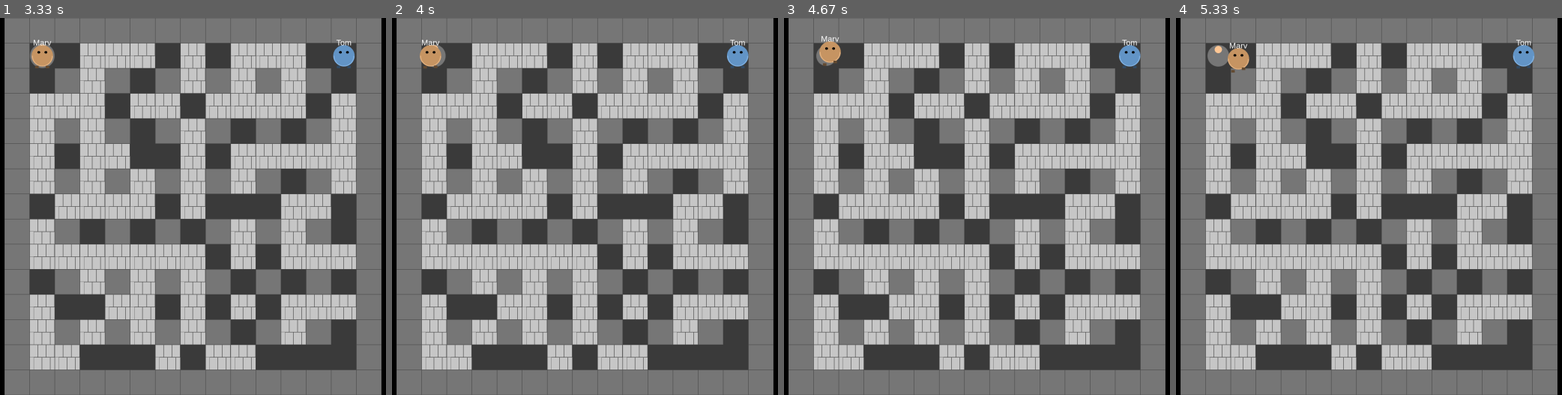
Above: before the commit, frames 1-4 (left to right).
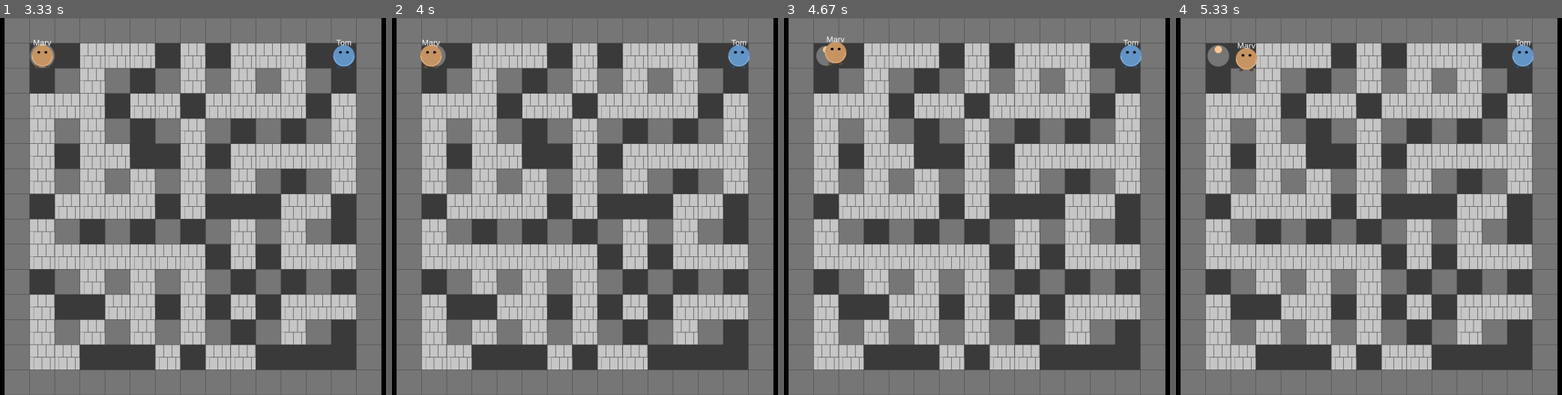
Above: after the commit, the same moments.

Repository: roborros/BomberMarv
Game: pygame game, started from pyBomberMarv.py
The game is run twice, just before and just after one commit, with the same random seed, the same clock (stepped at 60 frames per second) and the same inputs.
Inputs:
- Up to frame 1 (3.33 s): tap Enter at 0.83 s; tap Ctrl at 3.23 s
- Up to frame 2 (4 s): hold A from 3.57 s (still down); tap Ctrl at 3.63, 3.93 s; tap Page Down at 3.72 s
- Up to frame 3 (4.67 s): release A at 4.03 s; hold W 4.07-4.43 s; tap Ctrl at 4.13, 4.53 s; hold D from 4.47 s (still down)
- Up to frame 4 (5.33 s): tap Ctrl at 4.83, 5.2 s; release D at 5.1 s; hold S from 5.13 s (still down); tap Page Down at 5.28 s

Frame 1 is identical in both runs. In frame 2, 0.2% of the frame differs, in the area x 7-93%, y 5-14%; in frame 3, 0.4%; in frame 4, 0.4%, in the area x 13-93%, y 5-15%.

Commit message:
move drop bomb key check to the player class where it should be with the resto fo the key press check

Diff:
--- a/bm_classes.py
+++ b/bm_classes.py
@@ -35,7 +35,7 @@
     def get_grid_pos(self):
         return (int(self.pos.x // CELL_SIZE), int(self.pos.y // CELL_SIZE))
 
-    def update(self, dt, board, bombs):
+    def update(self, dt, board, bombs, current_time):
         if not self.alive:
             if self.death_animation_time > 0:
                 self.death_animation_time -= dt
@@ -50,11 +50,14 @@
             direction.x -= 1
         if keys[self.controls['right']]:
             direction.x += 1
-        if direction.length_squared() > 0:
+        if direction.length_squared() > 1:
             direction = direction.normalize()
             self.animation_time += dt
         else:
             self.animation_time = 0
+
+        if keys[self.controls['bomb']]:
+            self.drop_bomb(bombs, current_time)
 
         original_pos = self.pos.copy()
         spd = self.speed if not self.quad_damage else int(self.speed * QUAD_DAMAGE_SPEEDUP)
@@ -203,8 +206,6 @@
             self.players.append(p)
 
     def init_game(self):
-
-    #global board, bombs, explosions, powerups, game_start_time , players
 
         fixed_positions = [(1, 1), (GRID_WIDTH - 2, 1), (1, GRID_HEIGHT - 2), (GRID_WIDTH - 2, GRID_HEIGHT - 2)]
         corner_patterns = {
--- a/bm_drawing.py
+++ b/bm_drawing.py
@@ -293,8 +293,6 @@
     # Blit the rotated image onto the surface
     surface.blit(rotated_image, image_rect)
 
-
-
 def draw_controls(surface, players):
     font = pygame.font.SysFont("arial", 40)
     y_offset = BASE_HEIGHT - BASE_HEIGHT // 3
@@ -348,3 +346,21 @@
     rect = text.get_rect(center=(BASE_WIDTH//2, BASE_HEIGHT//2 - 100))
     surface.blit(text, rect)
     surface.blit(trophy_surface, (BASE_WIDTH//2 - 100, BASE_HEIGHT//2 + 100))
+
+def draw_game_screen(surface, theGame):
+    draw_board(surface, theGame)
+    draw_powerups(surface, theGame)
+    draw_bombs(surface, theGame.current_time, theGame.bombs)
+    draw_explosions(surface, theGame.current_time, theGame.explosions)
+    draw_players(surface,theGame.players)
+
+def draw_adjust_screen_size(window_size, game_surface, window):
+    factor = min(window_size[0] / BASE_WIDTH, window_size[1] / BASE_HEIGHT)
+    new_width = int(BASE_WIDTH * factor)
+    new_height = int(BASE_HEIGHT * factor)
+    scaled_surface = pygame.transform.smoothscale(game_surface, (new_width, new_height))
+    window.fill((0,0,0))
+    x_offset = (window_size[0] - new_width) // 2
+    y_offset = (window_size[1] - new_height) // 2
+    window.blit(scaled_surface, (x_offset, y_offset))
+    pygame.display.flip()
--- a/bm_params.py
+++ b/bm_params.py
@@ -14,7 +14,7 @@
 
 CELL_SIZE = 100  # Cell size (overall resolution)
 
-PLAYER_SPEED = int(CELL_SIZE*1.5)  # Default player speed (pixels per second)
+PLAYER_SPEED = int(CELL_SIZE*2.5)  # Default player speed (pixels per second)
 
 PLAYER_DRAW_SCALE = 0.85     # Drawn sprite diameter = 85% of cell edge
 PLAYER_COLLISION_SCALE = 0.7 # Collision circle = 75% of cell edge
--- a/pyBomberMarv.py
+++ b/pyBomberMarv.py
@@ -23,7 +23,10 @@
 # add unit tests
 # add developer mode with simple ui and collision box visualization, direction of movement, etc.
 # game class to store all game state instead of global variables and add methods to it?
-
+# abstract pyge away from the game logic to not be locked in
+# ingame ECS key to pause the game
+# port to browser https://pygame-web.github.io/
+# remove bomb owner lesf tate from the bomb class and related collision checks
 
 # BUG
 
@@ -55,12 +58,10 @@
                 if theGame.game_state in ["win", "champion", "startup"]:
                     theGame.init_game()
                     theGame.game_state = "playing"
-            elif theGame.game_state == "playing" and theGame.current_time >= theGame.game_start_time:
-                for player in theGame.players:
-                    if event.key == player.controls['bomb']:
-                        player.drop_bomb(theGame.bombs, theGame.current_time)
 
     game_surface.fill(COLOR_BG)
+
+
     if theGame.game_state == "startup":
         elapsed = theGame.current_time - theGame.startup_start_time
         if elapsed < 2000:
@@ -81,17 +82,13 @@
 
     elif theGame.game_state == "playing":
         if theGame.current_time < theGame.game_start_time:
-            draw_board(game_surface, theGame)
-            draw_powerups(game_surface, theGame)
-            draw_bombs(game_surface, theGame.current_time, theGame.bombs)
-            draw_explosions(game_surface, theGame.current_time, theGame.explosions)
-            draw_players(game_surface,theGame.players)
+            draw_game_screen(game_surface, theGame)
             start_text = font_small.render("Get Ready!", True, (255, 255, 255))
             start_rect = start_text.get_rect(center=(BASE_WIDTH // 2, BASE_HEIGHT - 50))
             game_surface.blit(start_text, start_rect)
         else:
             for player in theGame.players:
-                player.update(dt, theGame.board, theGame.bombs)
+                player.update(dt, theGame.board, theGame.bombs, theGame.current_time)
             triggered_explosions = []
             for bomb in theGame.bombs[:]:
                 if bomb.update(theGame.current_time):
@@ -150,11 +147,7 @@
                         theGame.game_state = "win"
                 else:
                     theGame.game_state = "win"
-            draw_board(game_surface, theGame)
-            draw_powerups(game_surface, theGame)
-            draw_bombs(game_surface, theGame.current_time, theGame.bombs)
-            draw_explosions(game_surface, theGame.current_time, theGame.explosions)
-            draw_players(game_surface, theGame.players)
+            draw_game_screen(game_surface, theGame)
 
     elif theGame.game_state == "win":
         draw_title_page(game_surface, alpha=255)
@@ -163,12 +156,4 @@
     elif theGame.game_state == "champion":
         draw_champion_screen(game_surface, alive_players[0] if alive_players else None)
 
-    factor = min(window_size[0] / BASE_WIDTH, window_size[1] / BASE_HEIGHT)
-    new_width = int(BASE_WIDTH * factor)
-    new_height = int(BASE_HEIGHT * factor)
-    scaled_surface = pygame.transform.smoothscale(game_surface, (new_width, new_height))
-    window.fill((0,0,0))
-    x_offset = (window_size[0] - new_width) // 2
-    y_offset = (window_size[1] - new_height) // 2
-    window.blit(scaled_surface, (x_offset, y_offset))
-    pygame.display.flip()
+    draw_adjust_screen_size(window_size, game_surface, window)
